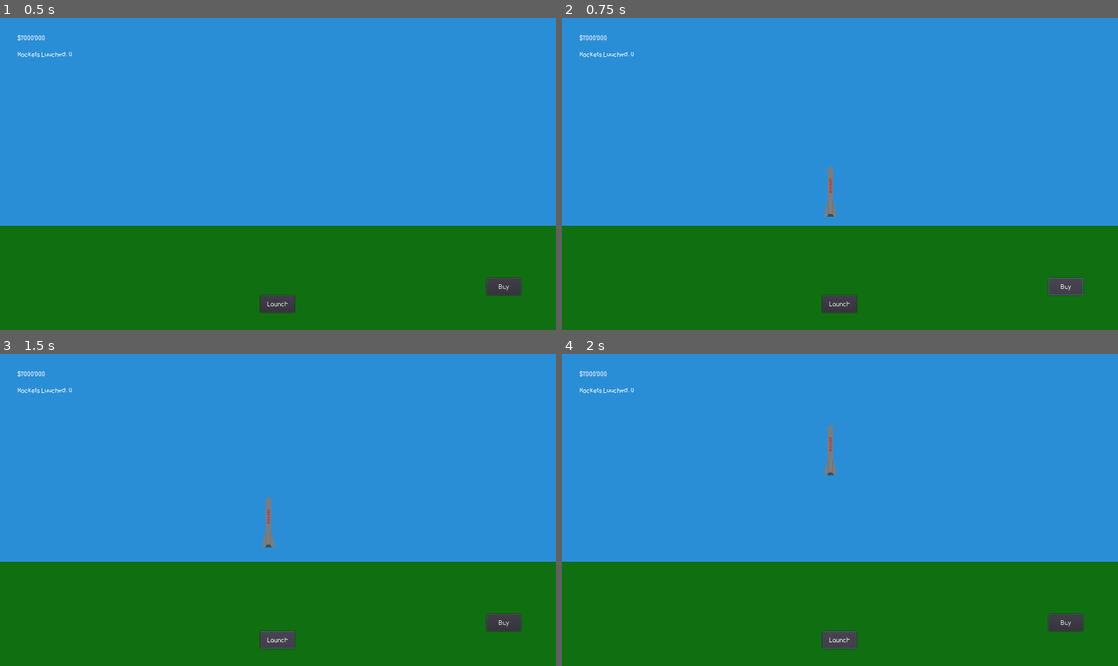
Above: before the commit, frames 1-4 (two rows, left to right).
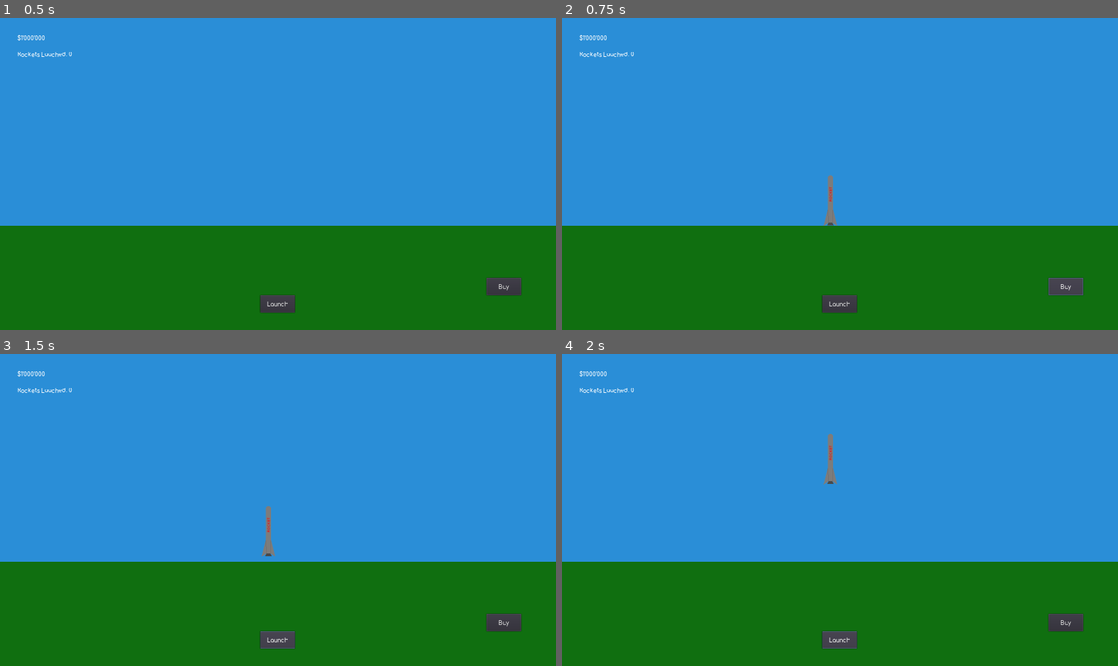
Above: after the commit, the same moments.

Repository: Jonathan-Odlum/Space-Idle-Game
Game: Godot game, scene res://Main.tscn
Same seed, same stepped clock (60 frames per second), same inputs: the game is played once before the commit and once after it. The project has no main scene, so this scene is started directly.
Inputs:
- Up to frame 1 (0.5 s): no input
- Up to frame 2 (0.75 s): click "Buy" at 0.5 s
- Up to frame 3 (1.5 s): click "Launch" at 1.25 s
- Up to frame 4 (2 s): no input

Frame 1 is identical in both runs. In frame 2, 0.2% of the frame differs, in the area x 47-50%, y 47-67%; in frame 3, 0.2%; in frame 4, 0.2%, in the area x 47-50%, y 22-42%.

Commit message:
Added moon scene, fixed rocket spawn location

Diff:
--- a/Main.gd
+++ b/Main.gd
@@ -11,7 +11,7 @@
 	if not has_rocket:
 		money -= 1000000
 		rocket = rocket_scene.instance()
-		rocket.position = Vector2(773,500)
+		rocket.position = Vector2(773,525)
 		add_child(rocket)
 		rocket.connect("in_orbit", self, "_on_RigidBody2D_in_orbit")
 		has_rocket = true
--- a/Main.tscn
+++ b/Main.tscn
@@ -14,7 +14,7 @@
 "_edit_use_anchors_": false
 }
 
-[node name="VBoxContainer" type="VBoxContainer" parent="."]
+[node name="Scenery" type="VBoxContainer" parent="."]
 anchor_right = 1.0
 anchor_bottom = 1.0
 custom_constants/separation = 0
@@ -22,7 +22,7 @@
 "_edit_use_anchors_": false
 }
 
-[node name="Sky" type="ColorRect" parent="VBoxContainer"]
+[node name="Sky" type="ColorRect" parent="Scenery"]
 margin_right = 1600.0
 margin_bottom = 600.0
 size_flags_horizontal = 3
@@ -33,7 +33,7 @@
 "_edit_use_anchors_": false
 }
 
-[node name="Ground2" type="ColorRect" parent="VBoxContainer"]
+[node name="Ground" type="ColorRect" parent="Scenery"]
 margin_top = 600.0
 margin_right = 1600.0
 margin_bottom = 900.0
--- /dev/null
+++ b/Moon.tscn
@@ -0,0 +1,34 @@
+[gd_scene format=2]
+
+[node name="Moon" type="Control"]
+anchor_right = 1.0
+anchor_bottom = 1.0
+__meta__ = {
+"_edit_use_anchors_": false
+}
+
+[node name="Scenery" type="VBoxContainer" parent="."]
+anchor_right = 1.0
+anchor_bottom = 1.0
+size_flags_horizontal = 3
+size_flags_vertical = 3
+custom_constants/separation = 0
+__meta__ = {
+"_edit_use_anchors_": false
+}
+
+[node name="Sky" type="ColorRect" parent="Scenery"]
+margin_right = 1600.0
+margin_bottom = 600.0
+size_flags_horizontal = 3
+size_flags_vertical = 3
+size_flags_stretch_ratio = 2.0
+color = Color( 0, 0, 0, 1 )
+
+[node name="Ground" type="ColorRect" parent="Scenery"]
+margin_top = 600.0
+margin_right = 1600.0
+margin_bottom = 900.0
+size_flags_horizontal = 3
+size_flags_vertical = 3
+color = Color( 0.533333, 0.533333, 0.533333, 1 )
